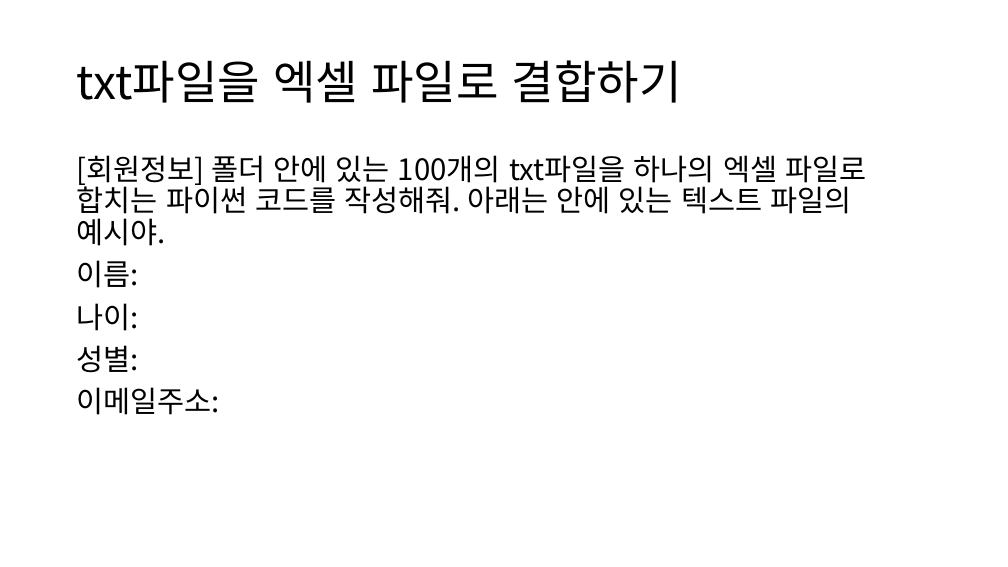
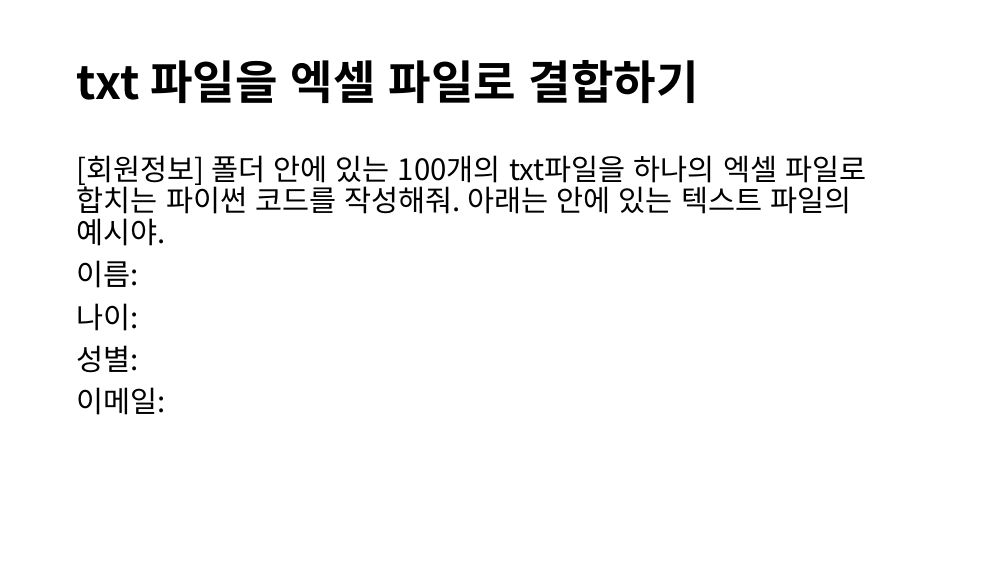
Before and after one commit to lolsaless/Python, a slide deck: slide 10 of 프롬프트 시연.pptx. Drawn at 1008x567 pixels with LibreOffice and Linux fonts; fonts in the diff are those of the drawing. Boxes give left, top, right and bottom in pixels: in the first picture for what was removed or moved away, otherwise in the second. Text is boxed around its words. In the diff, an @@ line names an element or a change of style, - is before the commit and + after.

```diff
--- a/프롬프트 시연.pptx
+++ b/프롬프트 시연.pptx
@@ title at (77, 60, 699, 103): text changed; bold on @@
-txt파일을 엑셀 파일로 결합하기
+txt 파일을 엑셀 파일로 결합하기
@@ text at (77, 387, 166, 415): text changed @@
-이메일주소:
+이메일:
```
Also in this commit, not shown: 12 other slides changed, 1 slide added, 2 slides removed.
